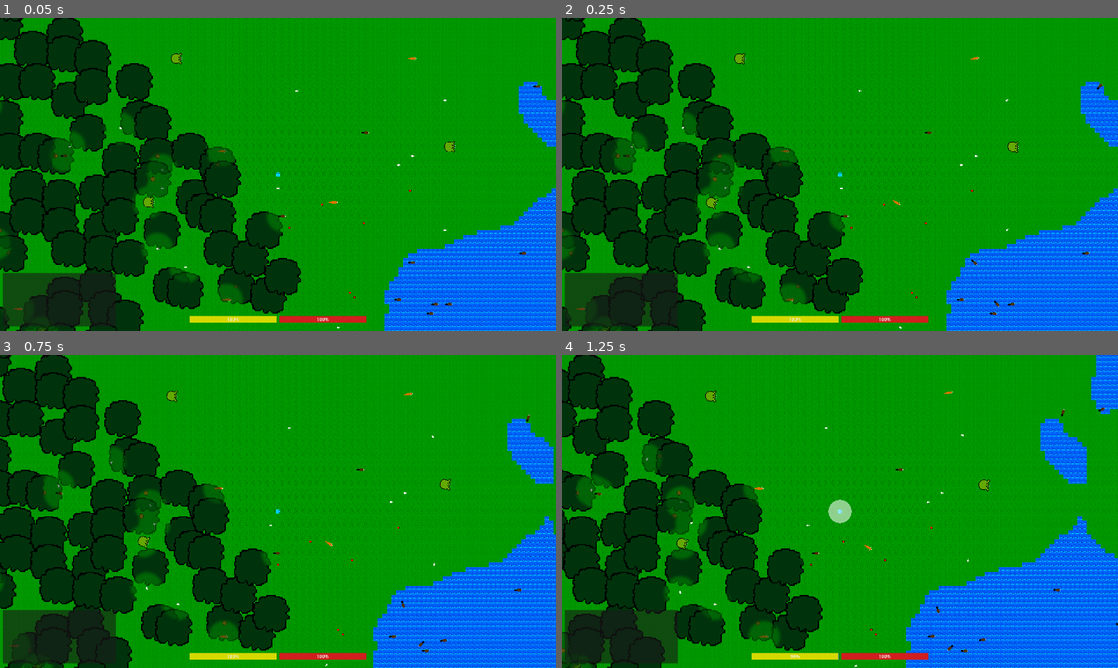
Above: before the commit, frames 1-4 (two rows, left to right).
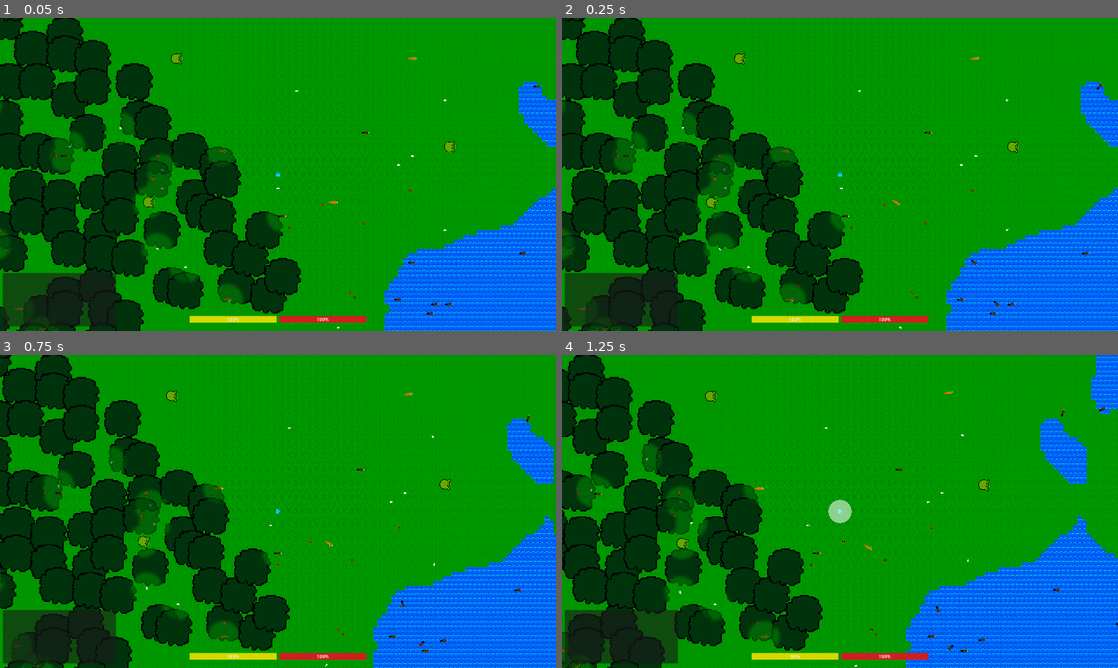
Above: after the commit, the same moments.

Repository: Kyhel/lost-in-pixels
Game: Godot game, scene res://scenes/game.tscn
Two runs of this game, one before a commit and one after it. Both use one fixed random seed, a clock stepped at 60 frames per second and the inputs below.
Inputs:
- Up to frame 1 (0.05 s): no input
- Up to frame 2 (0.25 s): no input
- Up to frame 3 (0.75 s): hold Right (ui_right) from 0.53 s (still down); hold F (attack) from 0.53 s (still down)
- Up to frame 4 (1.25 s): keep holding Right (ui_right); keep holding F (attack)

Frame 1 is identical in both runs. In frame 2, less than 0.1% of the frame differs, in the area x 2-95%, y 11-95%; in frame 3, less than 0.1%; in frame 4, less than 0.1%.

Commit message:
Fix orbiting

Diff:
--- a/ai/actions/follow_player_action.gd
+++ b/ai/actions/follow_player_action.gd
@@ -11,7 +11,6 @@
 var _follow_state: FollowState = FollowState.STOPPED
 
 var orbit_target_position: Vector2 = Vector2.ZERO
-var orbiting := false
 
 func tick(creature: Creature, _delta: float) -> State:
 	var player = creature.get_tree().get_first_node_in_group("player") as Node2D
@@ -27,9 +26,8 @@
 		FollowState.FOLLOWING:
 			creature.movement.request_movement(MovementRequest.to_follow_moving(player, 1.0))
 		FollowState.ORBITING:
-			if !orbiting or (player.global_position + orbit_target_position).distance_to(creature.global_position) < ORBIT_NEW_TARGET_DISTANCE:
+			if orbit_target_position == Vector2.ZERO or (player.global_position + orbit_target_position).distance_to(creature.global_position) < ORBIT_NEW_TARGET_DISTANCE:
 				orbit_target_position = _choose_orbit_target()
-				orbiting = true
 			creature.movement.request_movement(
 				MovementRequest.to_orbit_around(player, orbit_target_position, 0.0))
 		_:
